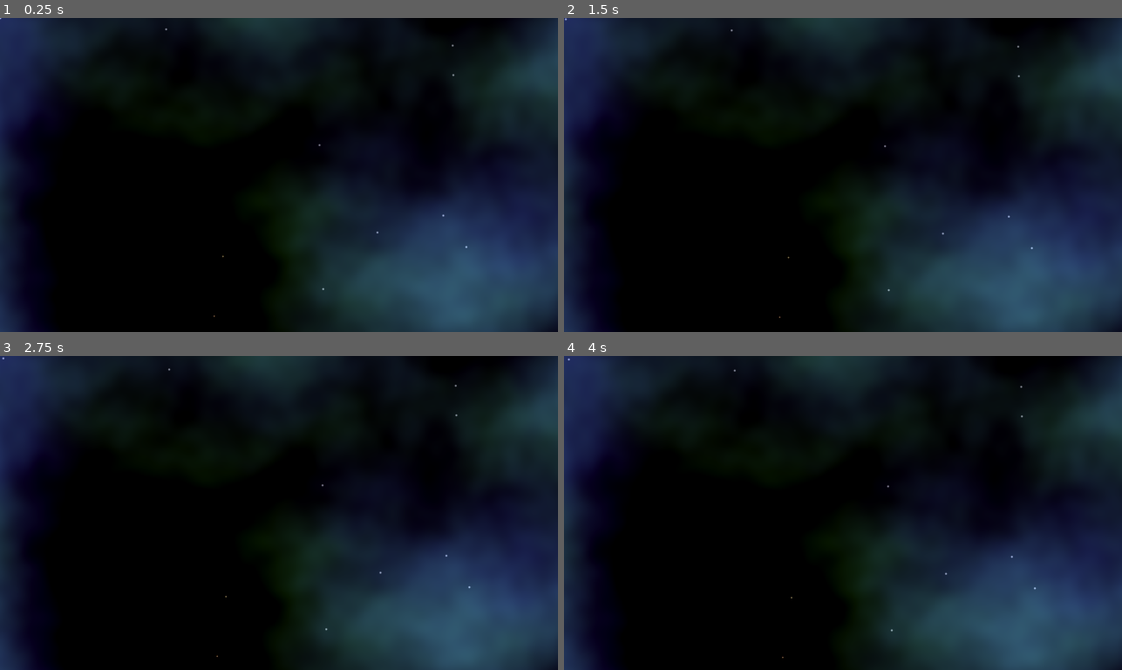
Above: before the commit, frames 1-4 (two rows, left to right).
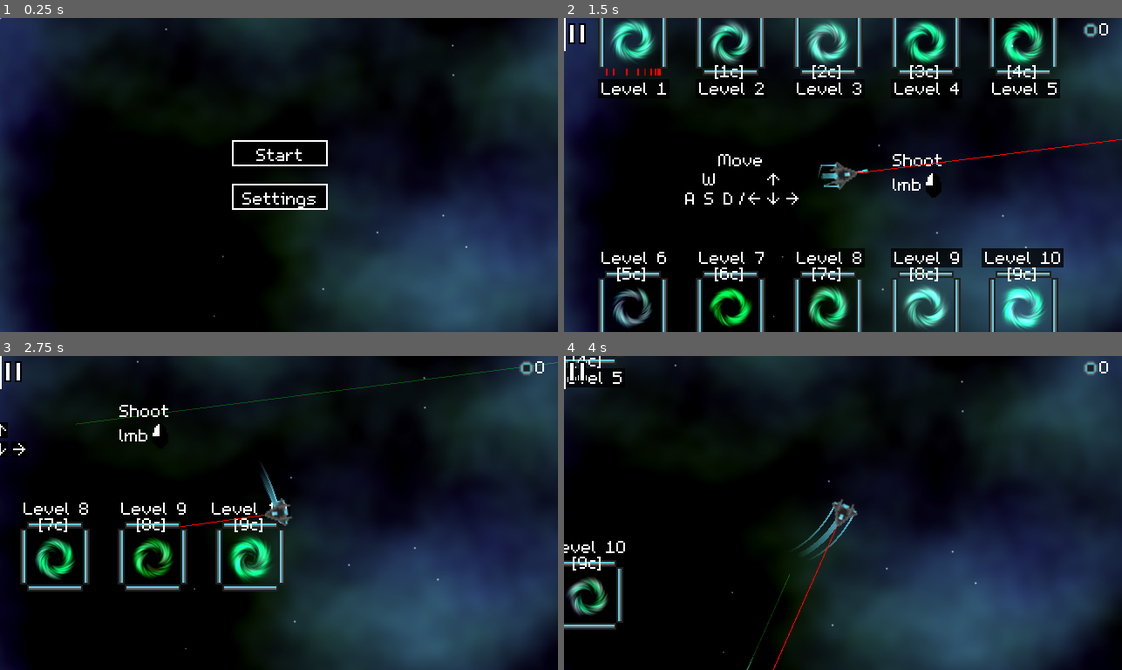
Above: after the commit, the same moments.

Repository: Rhyph/Ricochet-Rounds
Game: Godot game, scene res://scenes/Levels/Main menu.tscn
Two runs of this game, one before a commit and one after it. Both use one fixed random seed, a clock stepped at 60 frames per second and the inputs below. Sound files missing from this copy of the repository are replaced by a short silence.
Inputs (mouse positions are in pixels of both pictures, inside the frame that each line leads up to):
- Up to frame 1 (0.25 s): no input
- Up to frame 2 (1.5 s): click (843, 153) at 0.5 s, where only the run after the commit has a clickable "Start"; tap Enter at 1.25 s; move the mouse to (965, 159) at 1.27 s; hold Right (ui_right) from 1.28 s (still down); click (965, 159) at 1.42 s
- Up to frame 3 (2.75 s): move the mouse to (167, 528) at 2.02 s; release Right (ui_right) at 2.03 s; hold Down (ui_down) from 2.03 s (still down)
- Up to frame 4 (4 s): move the mouse to (898, 443) at 2.77 s; release Down (ui_down) at 2.78 s; hold Right (ui_right) 2.78-3.53 s; move the mouse to (815, 575) at 3.52 s; hold Up (ui_up) from 3.53 s (still down); click (815, 575) at 3.67 s

The runs differ from the first frame. In frame 1, 1.1% of the frame differs, in the area x 41-59%, y 38-62%; in frame 2, 17%; in frame 3, 20%; in frame 4, 31%, in the area x 0-100%, y 0-100%.

Commit message:
Delete extra files

Diff:
--- a/scenes/Levels/Main menu.tscn
+++ b/scenes/Levels/Main menu.tscn
@@ -238,7 +238,6 @@
 }
 
 [node name="VBoxContainer" type="VBoxContainer" parent="."]
-visible = false
 anchor_left = 0.5
 anchor_top = 0.5
 anchor_right = 0.5
Binary file removed: game1week.apple-touch-icon.png
Not shown, removed: game1week.apple-touch-icon.png.import
Binary file removed: game1week.icon.png
Not shown, removed: game1week.icon.png.import
Binary file removed: game1week.png
Not shown, removed: game1week.png.import
Not shown, removed: RicochetRounds.audio.worklet.js
Not shown, removed: RicochetRounds.html
Not shown, removed: RicochetRounds.js
Not shown, changed: RicochetRounds.pck
Not shown, changed: RicochetRounds.wasm
Not shown, removed: game1week.audio.worklet.js
(and 5 more such lines)
